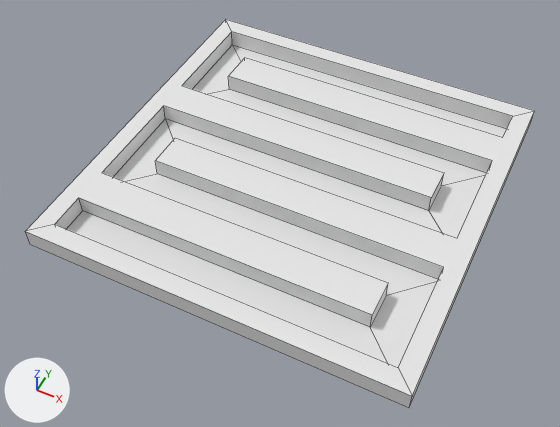
A saved change to the OBJ model turtlebot3_gazebo/models/turtlebot3_maze/meshes/maze.obj.
Both versions are drawn from a 50 mm camera at (6.08, -13.26, 14.95) aimed at (-0.08, -0.93, -0.46). The axes (+X, +Y, +Z) are drawn at lower left. The lights are the same throughout. Mesh edges are drawn as thin lines. Where no turn or scale is listed for an object, it has been applied to the vertices.

In view in the first picture: 'Plane', 'Wall_Plane.001'.
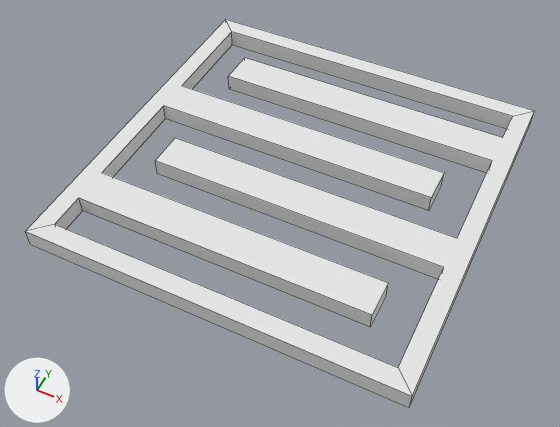
Commit message: maze scenario with pillars for lidar robustness

What differs and where, as boxes [x1, y1, x2, y2] in the pictures (560 x 427 px):
```json
{"object": "Wall_Plane.001", "change": "deleted", "before": [67, 45, 506, 367]}
```

Edits to the scene script, one JSON object a line:
```json
{"op": "remove", "block": "ob_wall_plane_001", "code": ["ob_wall_plane_001 = bpy.data.objects.new('Wall_Plane.001', me_wall_plane_001)", "ob_wall_plane_001.location = (0.0, 0.0, 0.0)"]}
```
